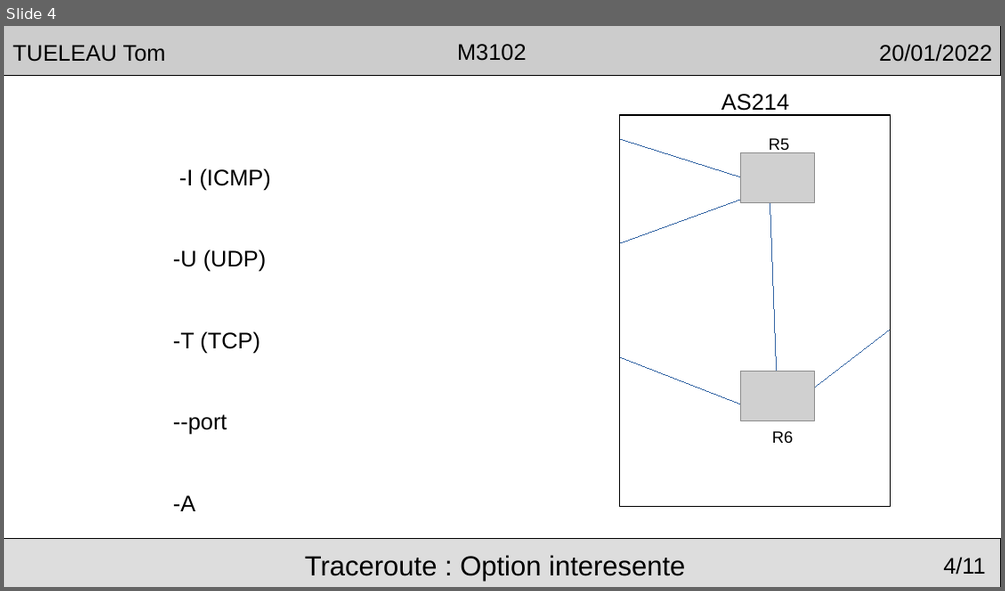
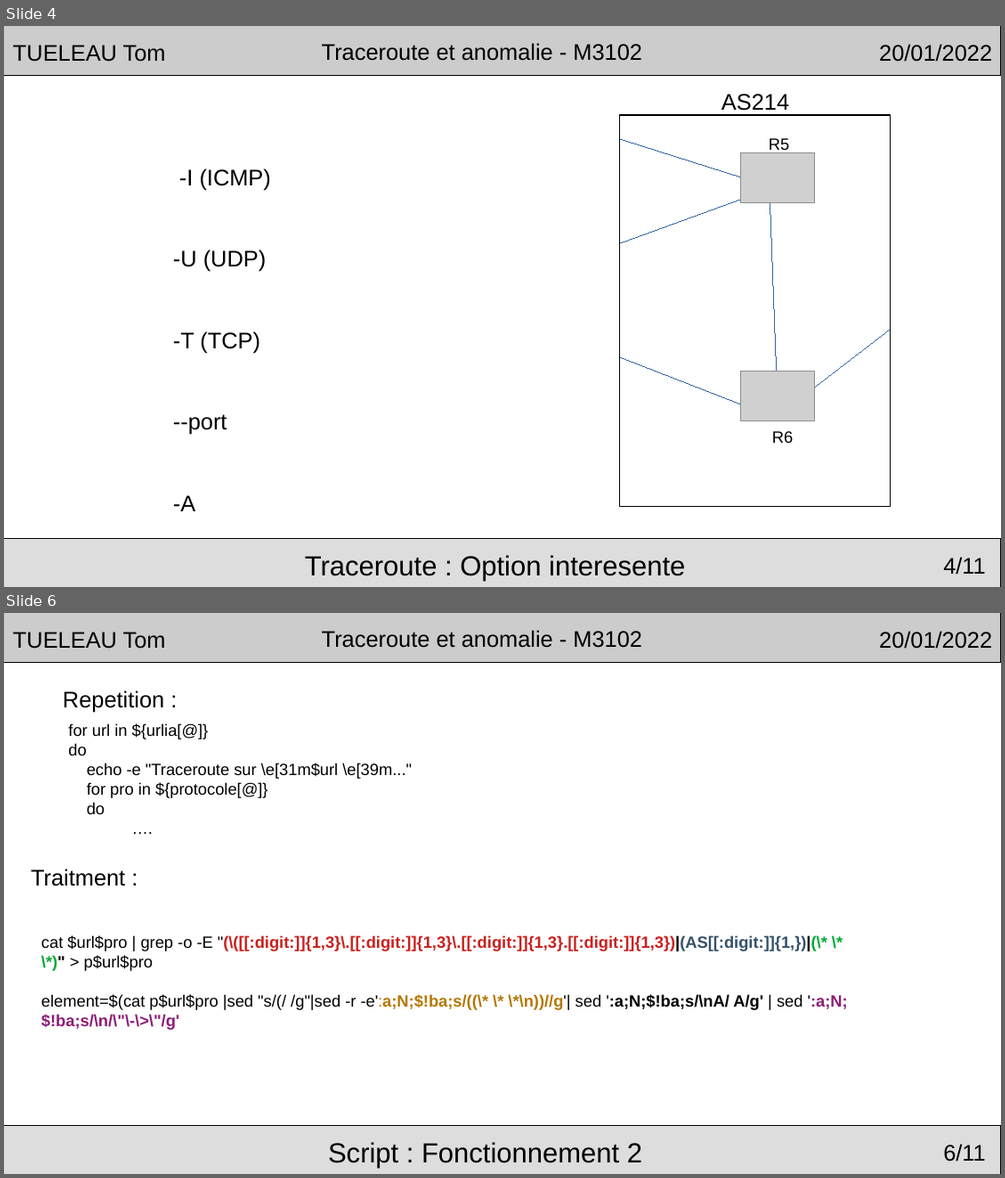
Before and after one commit to Arakio34/tomtraceroute, a slide deck: rfc/presentationM3102.odp. Shown one above the other, each under a label of ours: slide 4 before the commit, slides 4 and 6 after it; the slides between them are not shown. The pictures are 1005x591 and 1005x1178 pixels, drawn with LibreOffice and Linux fonts; fonts in the diff are those of the drawing; grey boxes stand for pictures; background and template pictures are left out. Boxes give left, top, right and bottom in pixels: in the first picture for what was removed or moved away, otherwise in the second. Text is boxed around its words. In the diff, an @@ line names an element or a change of style, - is before the commit and + after.

```diff
--- a/rfc/presentationM3102.odp
+++ b/rfc/presentationM3102.odp
@@ slide 6 added at box(4, 613, 1001, 1174), background #FFFFFF; not listed: 5 template elements that a slide beside it also shows @@
@@ text added at box(63, 690, 164, 712), 18 pt, text #000000 @@
+Repetition :
@@ text added at box(68, 723, 412, 814), 13 pt, text #000000 @@
+for url in ${urlia[@]}
+do
+echo -e "Traceroute sur \e[31m$url \e[39m..."
+for pro in ${protocole[@]}
+do
+….
@@ text added at box(31, 868, 125, 886), 18 pt, text #000000 @@
+Traitment :
@@ text added at box(41, 935, 848, 1030), 13 pt, text #000000, bold @@
+cat $url$pro | grep -o -E "(\([[:digit:]]{1,3}\.[[:digit:]]{1,3}\.[[:digit:]]{1,3}.[[:digit:]]{1,3})|(AS[[:digit:]]{1,})|(\* \* \*)" > p$url$pro
+element=$(cat p$url$pro |sed "s/(/ /g"|sed -r -e':a;N;$!ba;s/((\* \* \*\n))//g'| sed ':a;N;$!ba;s/\nA/ A/g' | sed ':a;N;$!ba;s/\n/\"\-\>\"/g'
@@ text added at box(328, 1142, 642, 1168), 22 pt, text #000000 @@
+Script : Fonctionnement 2
@@ slide 4 changed as well @@
@@ text in rectangle at box(322, 43, 642, 61): text changed @@
-M3102
+Traceroute et anomalie - M3102
```
Also in this commit, not shown: 8 other slides changed, 1 other slide added, 2 slides removed.
